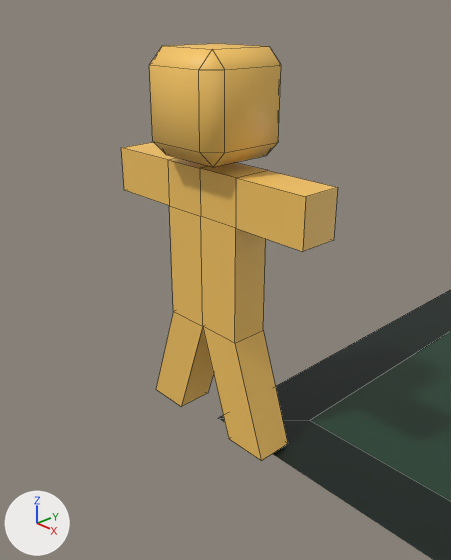
What one commit did to the Blender file assets/assets.blend.
Rendered twice from a 50 mm camera at (1.095, -0.983, 1.069) aimed at (-0.018, 0.047, 0.407). Lighting does not change. The marker at lower left points along +X, +Y and +Z. The picture after the commit comes second. Mesh edges are drawn as thin lines.

Names of what the first picture shows: 'Grass', 'Man'.
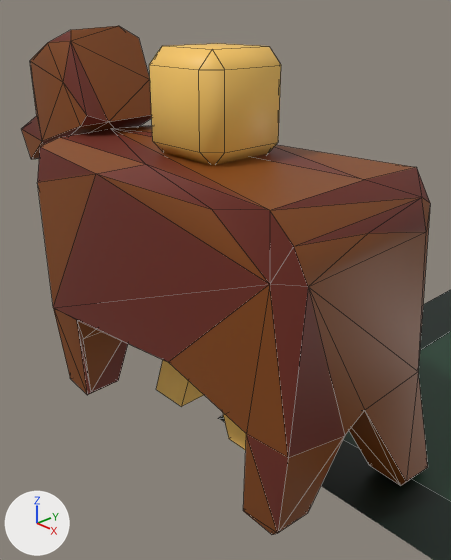
Changed parts and their boxes (x1, y1, x2, y2) in the pictures (451 x 560 px):
```json
{"object": "Item_cow", "change": "added", "after": [21, 26, 430, 535], "on screen": "brown"}
{"object": "Man", "change": "unchanged, covered by the edit", "before": [121, 43, 338, 461], "after": [149, 43, 281, 450]}
```

The change, as JSON lines over the scene's bpy script:
```json
{"op": "add", "block": "me_cube_002", "code": ["me_cube_002 = bpy.data.meshes.new('Cube.002')", "me_cube_002.from_pydata(...)  # 113 vertices, 213 faces; spans x -0.765..0.524, y -0.239..0.244, z 0.002..1.021", "me_cube_002.polygons.foreach_set('use_smooth', [True] * 213)", "me_cube_002.materials.append(mat_material_001)  # picture img_campfire_story_8x_png"]}
{"op": "add", "block": "ob_item_cow", "code": ["ob_item_cow = bpy.data.objects.new('Item_cow', me_cube_002)", "ob_item_cow.location = (0.0, 0.0, 0.0)"]}
```
